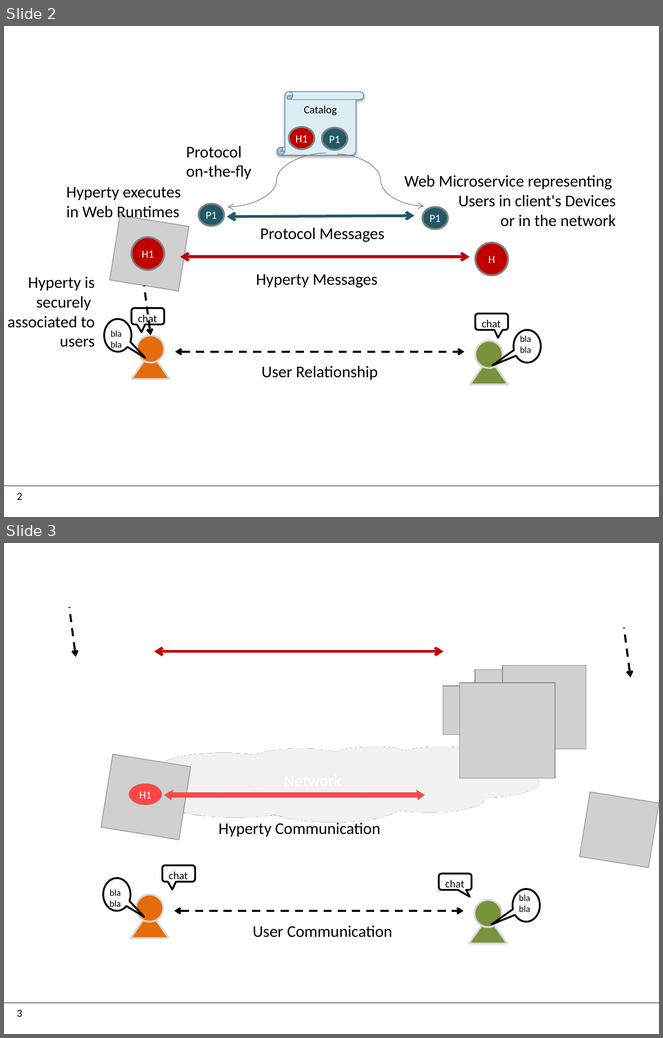
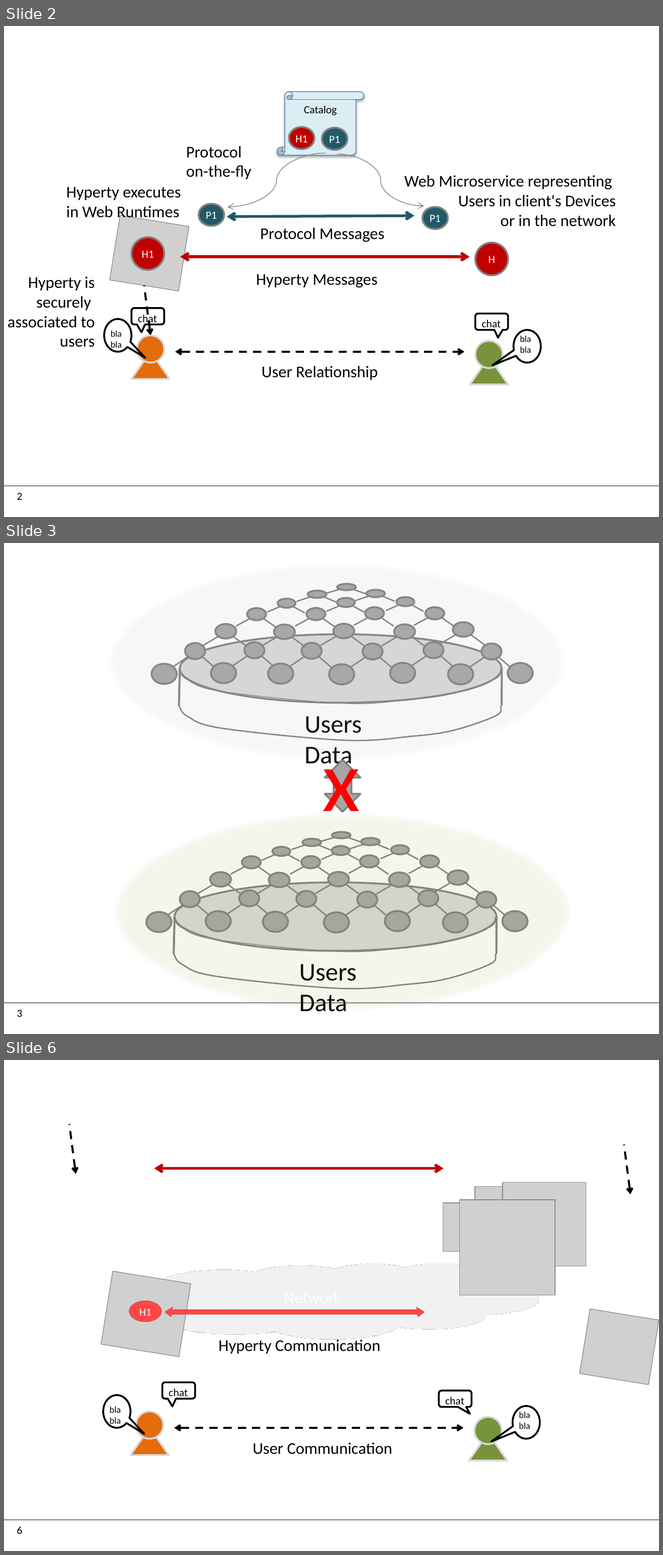
Before and after one commit to reTHINK-project/specs, a slide deck: tutorials/images.pptx. Shown one above the other, each under a label of ours: slides 2 and 3 before the commit, slides 2, 3 and 6 after it; the slides between them are not shown. The pictures are 663x1038 and 663x1555 pixels, drawn with LibreOffice and Linux fonts; fonts in the diff are those of the drawing; grey boxes stand for pictures; background and template pictures are left out. Boxes give left, top, right and bottom in pixels: in the first picture for what was removed or moved away, otherwise in the second. Text is boxed around its words. In the diff, an @@ line names an element or a change of style, - is before the commit and + after.

```diff
--- a/tutorials/images.pptx
+++ b/tutorials/images.pptx
@@ slide 3 added at (x1=4, y1=543, x2=659, y2=1034), background #FFFFFF; not listed: 2 template elements that a slide beside it also shows @@
@@ group added at (x1=107, y1=562, x2=568, y2=769): 44 lines, 30 ellipses, 2 freeform shapes, 1 text @@
+Users Data
@@ text added at (x1=323, y1=739, x2=361, y2=832), 96 pt, text #FF0000 @@
+x
@@ up down arrow added at (x1=325, y1=760, x2=361, y2=812), fill #A6A6A6, outline #808080 2 pt @@
@@ group added at (x1=112, y1=812, x2=573, y2=1014): 44 lines, 30 ellipses, 2 freeform shapes, 1 text @@
+Users Data
@@ what was slide 3 is now slide 6 @@
@@ page number at (x1=17, y1=1526, x2=23, y2=1534): text changed @@
-3
+6
```
Also in this commit, not shown: 1 slide changed, 2 other slides added, 7 other files.
